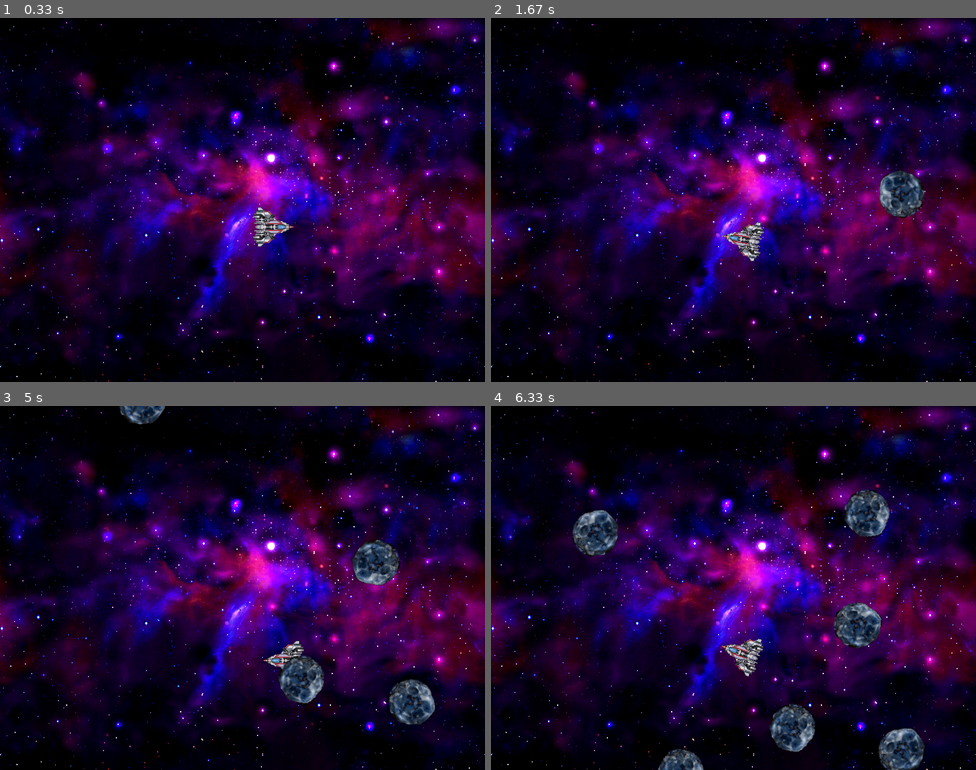
Above: before the commit, frames 1-4 (two rows, left to right).
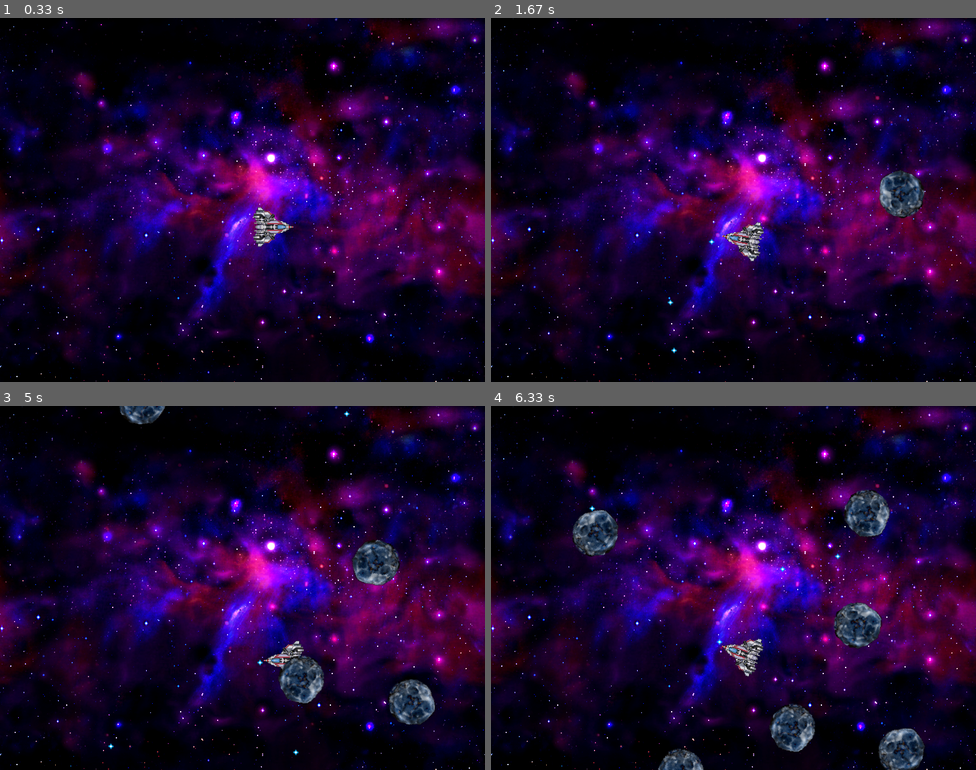
Above: after the commit, the same moments.

Repository: anselmos/pygame-ricerocks-clone
Game: pygame game, started from main.py
Two runs of this game, one before a commit and one after it. Both use one fixed random seed, a clock stepped at 60 frames per second and the inputs below.
Inputs:
- Up to frame 1 (0.33 s): no input
- Up to frame 2 (1.67 s): tap Space at 0.33, 0.73, 1.03, 1.23, 1.57 s; hold Right 0.67-1.13 s; hold Up 1.17-1.47 s; hold Right from 1.5 s (still down)
- Up to frame 3 (5 s): tap Space at 1.87, 2.07, 2.37, 2.63, 2.93, 3.07, 3.47, 3.77, 4.13, 4.43, 4.63, 4.93 s; release Right at 1.97 s; hold Left 2-2.53 s; hold Left 2.57-2.97 s; hold Up 3-3.37 s; hold Right 3.4-4.03 s; hold Left 4.07-4.53 s; hold Right from 4.57 s (still down)
- Up to frame 4 (6.33 s): release Right at 5.03 s; hold Up 5.07-5.37 s; tap Space at 5.13, 5.47, 5.77, 5.97, 6.27 s; hold Right 5.4-5.87 s; hold Left from 5.9 s (still down)

Frame 1 is identical in both runs. In frame 2, less than 0.1% of the frame differs, in the area x 36-47%, y 60-93%; in frame 3, less than 0.1%, in the area x 22-73%, y 1-96%; in frame 4, less than 0.1%.

Commit message:
Added shoot functionality, added collide method to sprite object

Diff:
--- a/main.py
+++ b/main.py
@@ -103,19 +103,20 @@
 			ship_thrust_sound.stop()
 
 	def shoot(self):
-		pass
-        #global missle_group
-        #base_missle_speed = 6
-        #forward = angle_to_vector(self.angle)
-        #vel = [0, 0]
-        #vel[0] = self.vel[0] + forward[0] * base_missle_speed
-        #vel[1] = self.vel[1] + forward[1] * base_missle_speed
-
-        #pos = [0, 0]
-        #pos[0] = self.pos[0] + (self.radius * forward[0])
-        #pos[1] = self.pos[1] + (self.radius * forward[1])
-        #a_missile = Sprite(pos, vel, 0, 0, missile_image, missile_info, missile_sound)
-        #missle_group.add(a_missile)
+		global missile_group
+		base_missle_speed = 6
+		forward = angle_to_vector(math.radians(self.angle))
+		vel = [0, 0]
+		vel[0] = self.vel[0] + forward[0] * base_missle_speed
+		vel[1] = self.vel[1] + -forward[1] * base_missle_speed
+
+		pos = [0, 0]
+		# TODO: think about why the radius has to be increased by this magic number
+		pos[0] = self.pos[0] + (self.radius + 5 + self.image_width / 2 * forward[0])
+		pos[1] = self.pos[1] + (self.radius + 5 + self.image_height / 2 * -forward[1])
+
+		a_missile = Sprite(pos, vel, 0, 0, missile_image, missile_info, missile_sound)
+		missile_group.add(a_missile)
 
 	def draw(self,screen):
 		if self.thrust:
@@ -154,7 +155,7 @@
 		self.image = rot_center(self.original, self.angle)
 
 class Sprite:
-	def __init__(self, pos, vel, ang, ang_vel, image, info, sound = None):
+	def __init__(self, pos, vel, ang, ang_vel, image, info, sound=None):
 		self.pos = [pos[0],pos[1]]
 		self.vel = [vel[0],vel[1]]
 		self.angle = ang
@@ -179,13 +180,13 @@
 	def get_radius(self):
 		return self.radius
 
-    #def collide(self, other_object):
-     #   distance = dist(self.pos, other_object.get_position())
-      #
-       # if distance > self.radius + other_object.get_radius():
-        #    return False
-        #elif distance < self.radius + other_object.get_radius():
-         #   return True
+	def collide(self, other_object):
+		distance = dist(self.pos, other_object.get_position())
+
+		if distance > self.radius + other_object.get_radius():
+			return False
+		elif distance < self.radius + other_object.get_radius():
+			return True
 
 	def draw(self, screen):
 		screen.blit(self.image, self.pos)
@@ -272,9 +273,15 @@
 	global asteroid_image
 	asteroid_image = load_image('asteroid_blue.png')
 
+	global missile_info
+	missile_info = ImageInfo([5,5], [10, 10], 3, 50)
+	global missile_image
+	missile_image = load_image('shot2.png')
+
+
 	# Load the sounds
 	# Make em global first though
-	global ship_thrust_sound
+	global ship_thrust_sound, missile_sound
 	soundtrack = load_sound('music.ogg')
 	missile_sound = load_sound('shoot.wav')
 	ship_thrust_sound = load_sound('thrust.wav')
@@ -284,8 +291,9 @@
 	# Init the ship and other objects
 	global my_ship
 	my_ship = Ship([WIDTH / 2, HEIGHT / 2], [0, 0], 0, ship_images, ship_info)
-	global rock_group
+	global rock_group, missile_group
 	rock_group = set([])
+	missile_group = set([])
 	# Load the background
 	background = load_image('nebula_blue.f2014.png')
 
@@ -318,12 +326,15 @@
 				my_ship.turn(0)
 			if event.type == KEYUP and event.key == K_ESCAPE:
 				return
+			if event.type == KEYUP and event.key == K_SPACE:
+				my_ship.shoot()
 		# Update everything
 		my_ship.update()
 
 		# Draw everything
 		screen.blit(background, (0,0))
 		my_ship.draw(screen)
+		process_sprite_group(missile_group, screen)
 		process_sprite_group(rock_group, screen)
 		pygame.display.flip()
 print ("If you can see this, then PyGame was succesfully imported")
